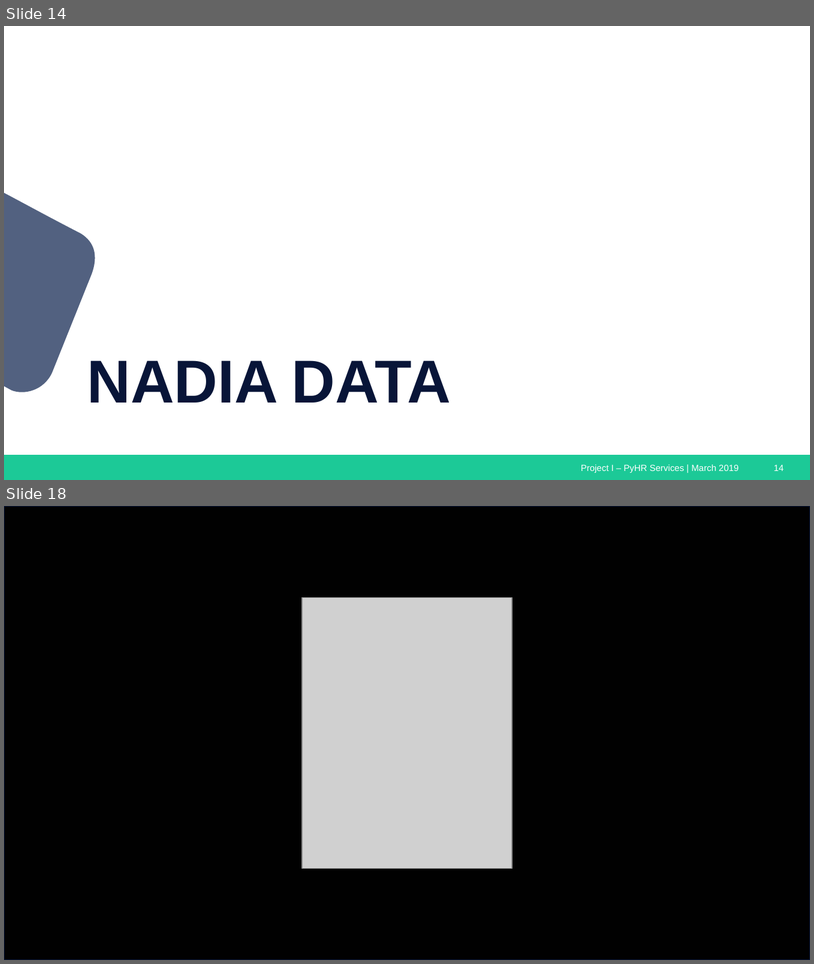
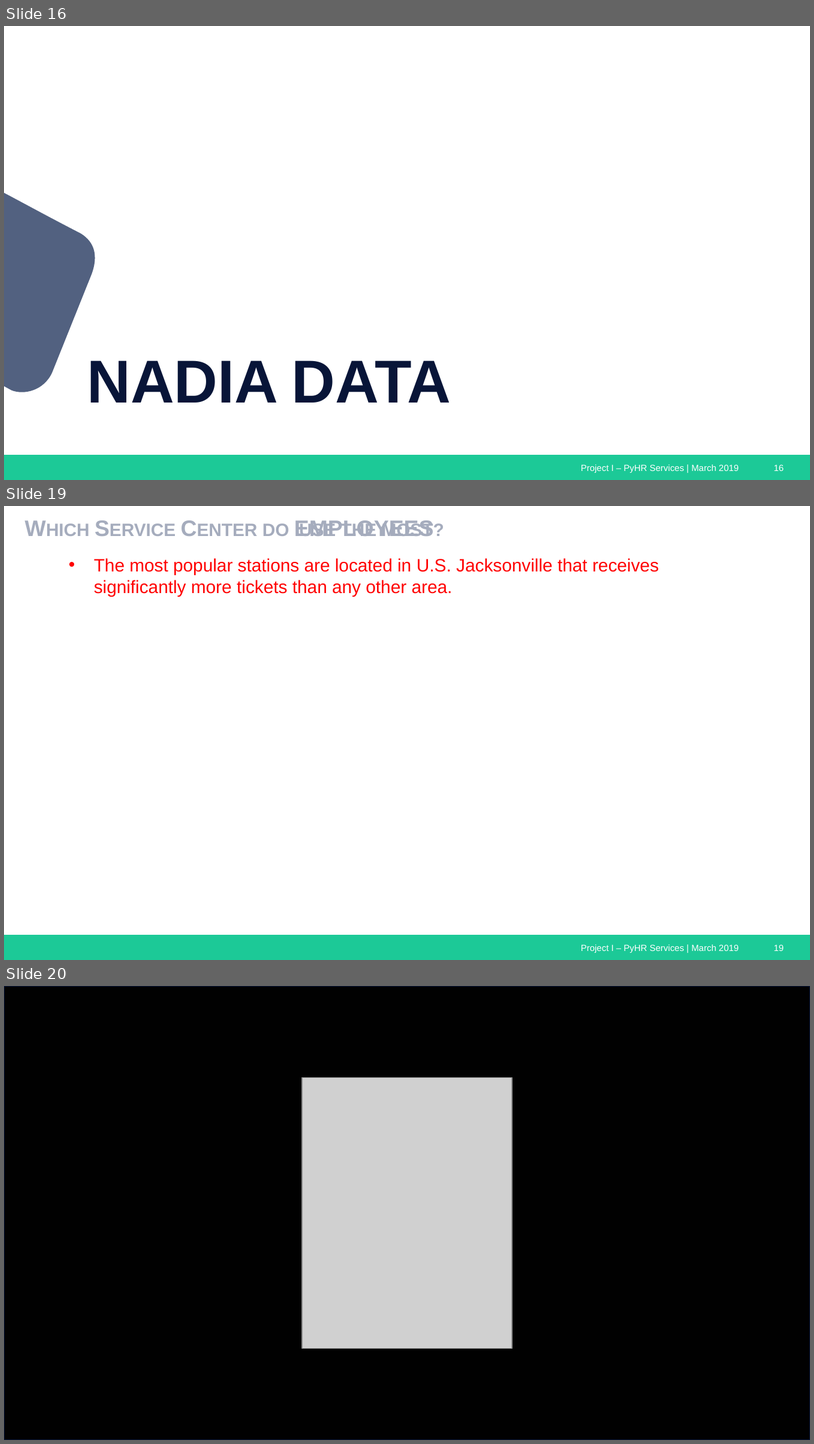
Before and after one commit to jvbonini/Project-I, a slide deck: Presentation/HRServices_Presentation_Master.pptx. Shown one above the other, each under a label of ours: slides 14 and 18 before the commit, slides 16, 19 and 20 after it; the slides between them are not shown. The pictures are 814x964 and 814x1444 pixels, drawn with LibreOffice and Linux fonts; fonts in the diff are those of the drawing; grey boxes stand for pictures. Boxes give left, top, right and bottom in pixels: in the first picture for what was removed or moved away, otherwise in the second. Text is boxed around its words. In the diff, an @@ line names an element or a change of style, - is before the commit and + after.

```diff
--- a/Presentation/HRServices_Presentation_Master.pptx
+++ b/Presentation/HRServices_Presentation_Master.pptx
@@ slide 19 added at [4,506,810,960], background #FFFFFF; not listed: 3 template elements that a slide beside it also shows @@
@@ title added at [263,520,444,540], 20 pt, text #A5ACBD, bold, small capitals @@
+Which Service Center do EMPLOYEES use the most?
@@ text added at [94,558,659,596], 16 pt, text #FF0000 @@
+• The most popular stations are located in U.S. Jacksonville that receives significantly more tickets than any other area.
@@ what was slide 14 is now slide 16 @@
@@ page number at [774,464,785,471]: text changed @@
-14
+16
@@ what was slide 18 is now slide 20 @@
```
Also in this commit, not shown: 3 slides changed, 8 other slides added, 3 slides removed, 12 other files.
